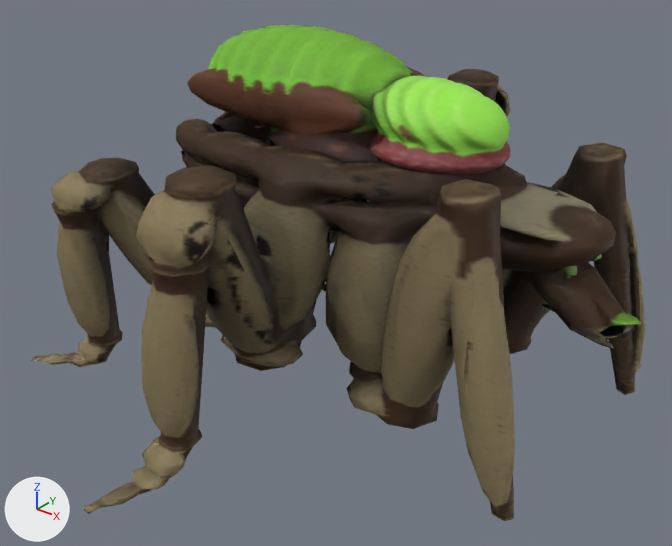
Two versions of the glTF model public/assets/models/plain/marauder.glb, one commit apart.
Camera for both pictures: a camera (50 mm lens) standing at (7.45, -8.98, 7.28) and looking at (0.55, -0.36, 1.93). Lighting does not change. The marker at lower left points along +X, +Y and +Z. The first picture is the older version. Mesh edges are drawn as thin lines on the coarser meshes. Where no turn or scale is listed for an object, it has been applied to the vertices.

In view in the first picture: 'k11-spitter-elite'.
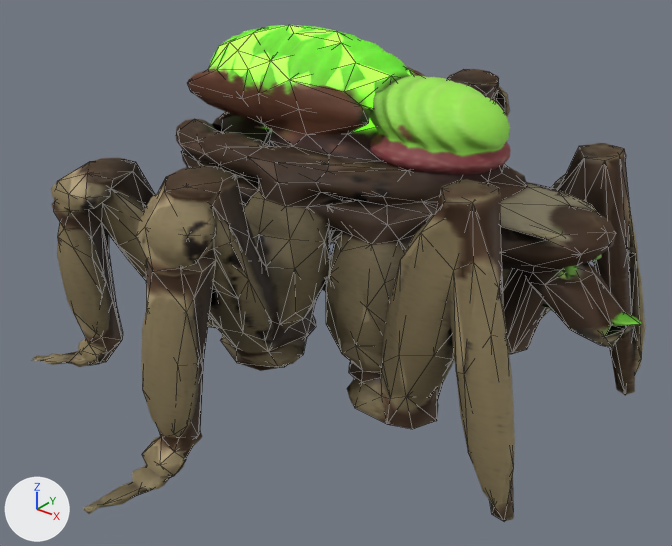
Edits to the bpy script that builds the scene:
```text
Add img_k11_spitter__lod_low_normal:
    img_k11_spitter__lod_low_normal = load_image('k11-spitter__lod_low_normal', '_unpacked/k11-spitter__lod_low_normal', 512, 512, 'Non-Color')
Add img_k11_spitter__lod_low_glow:
    img_k11_spitter__lod_low_glow = load_image('k11-spitter__lod_low_glow', '_unpacked/k11-spitter__lod_low_glow', 512, 512, 'sRGB')
Add img_k11_spitter__lod_low_base:
    img_k11_spitter__lod_low_base = load_image('k11-spitter__lod_low_base', '_unpacked/k11-spitter__lod_low_base', 512, 512, 'sRGB')
Add mat_k11_spitter__lod_low:
    mat_k11_spitter__lod_low = bpy.data.materials.new('k11-spitter__lod_low')
    # uses the picture img_k11_spitter__lod_low_base
    # uses the picture img_k11_spitter__lod_low_glow
    # uses the picture img_k11_spitter__lod_low_normal
Add me_k11_spitter_base__lod_low:
    me_k11_spitter_base__lod_low.from_pydata(...)  # 1388 vertices, 2823 faces; spans x -3.3..4.51, y -4.11..4.12, z 0.15..4.95
    me_k11_spitter_base__lod_low.materials.append(mat_k11_spitter__lod_low)
Add ob_k11_spitter_base__lod_low:
    ob_k11_spitter_base__lod_low = bpy.data.objects.new('k11-spitter-base__lod_low', me_k11_spitter_base__lod_low)
    ob_k11_spitter_base__lod_low.location = (0.0, 0.0, 0.0)
```

Location of each change, (x1, y1, x2, y2) in pixels of the pictures (672 x 546 px):
'k11-spitter-base__lod_low', added
    after: (54, 25, 638, 520)
